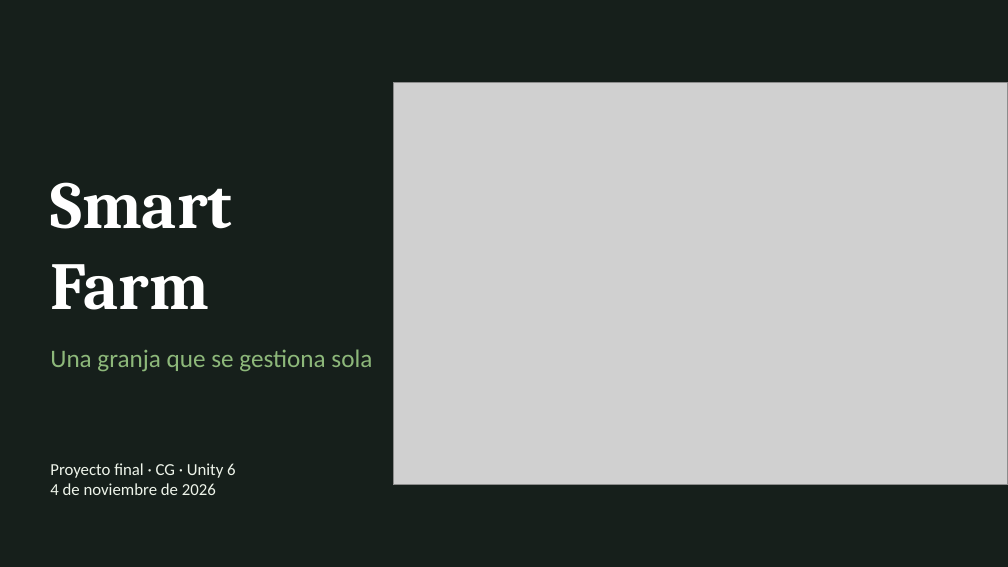
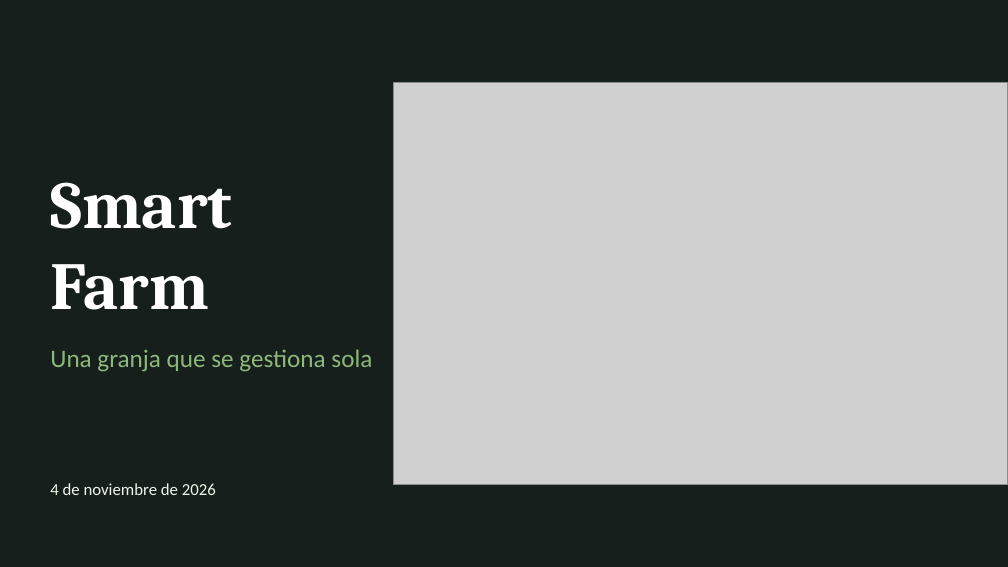
Before and after one commit to JorgeCarrascoF/SmartFarm, a slide deck: slide 1 of docs/Smart Farm - Presentación.pptx. Drawn at 1008x567 pixels with LibreOffice and Linux fonts; fonts in the diff are those of the drawing; grey boxes stand for pictures. Boxes give left, top, right and bottom in pixels: in the first picture for what was removed or moved away, otherwise in the second. Text is boxed around its words. In the diff, an @@ line names an element or a change of style, - is before the commit and + after.

```diff
--- a/docs/Smart Farm - Presentación.pptx
+++ b/docs/Smart Farm - Presentación.pptx
@@ text at (50,463,235,478): paragraph removed @@
-Proyecto final · CG · Unity 6
```
Also in this commit, not shown: 7 other slides changed, 2 other files.
